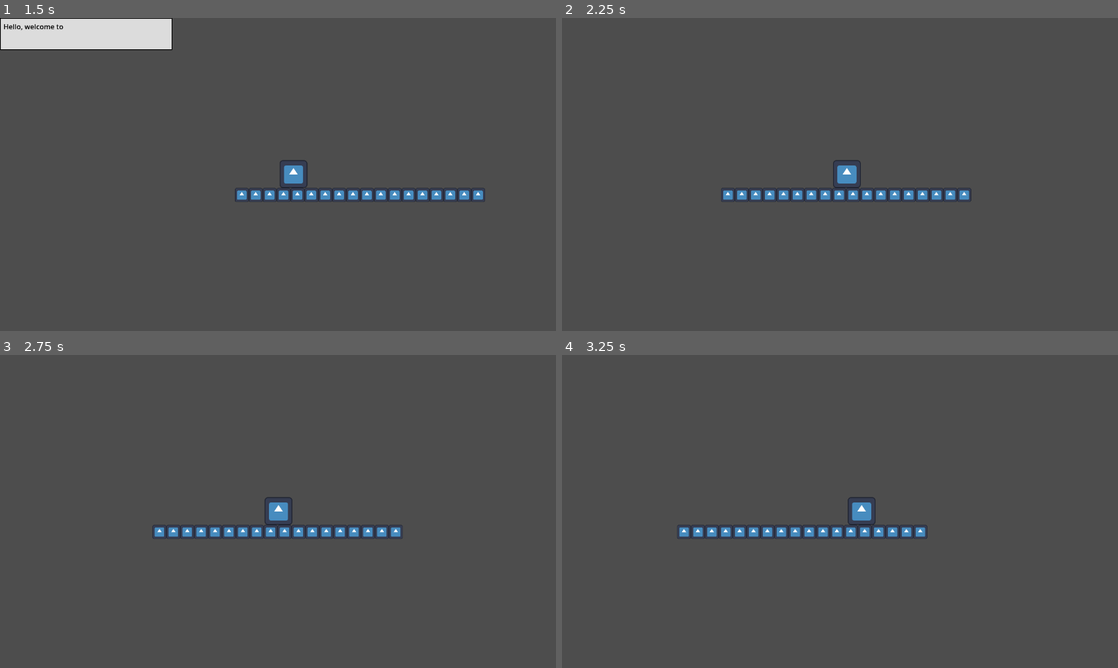
Above: before the commit, frames 1-4 (two rows, left to right).
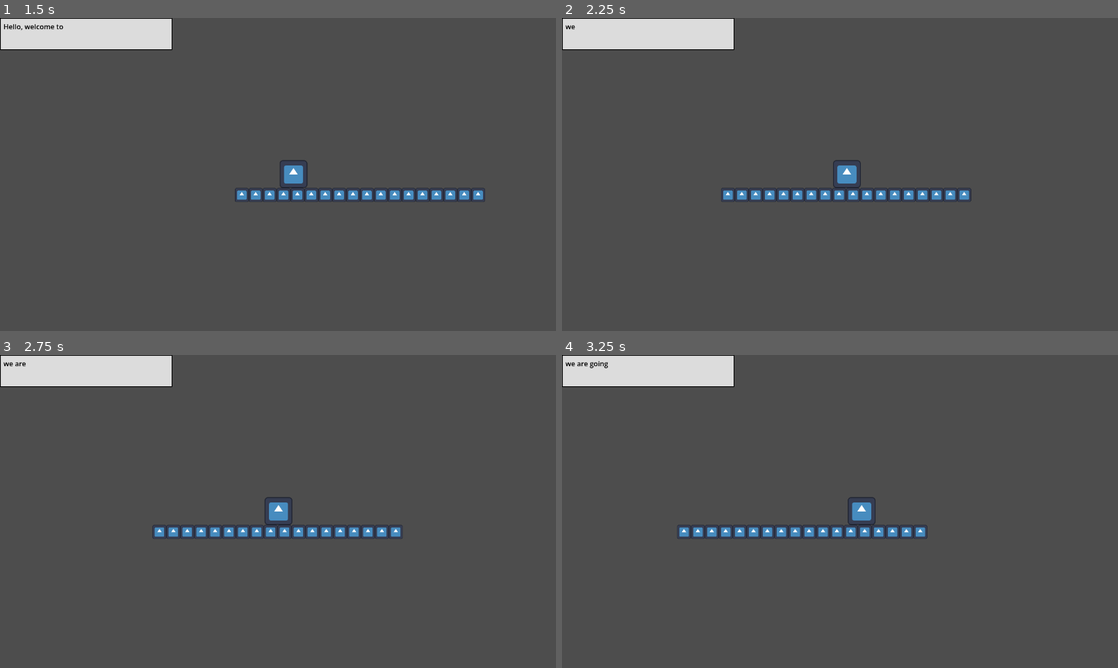
Above: after the commit, the same moments.

Repository: Nils1024/godot-workshop-platformer
Game: Godot game, scene res://scenes/main.tscn
Same seed, same stepped clock (60 frames per second), same inputs: the game is played once before the commit and once after it. The engine's default icon, where the game draws it, is replaced by a stand-in: a white triangle on a blue panel in a dark square.
Inputs (mouse positions are in pixels of both pictures, inside the frame that each line leads up to):
- Up to frame 1 (1.5 s): click (417, 149) at 0.5 s; tap Enter at 1.25 s; hold D (right) from 1.28 s (still down); tap Alt at 1.35 s
- Up to frame 2 (2.25 s): tap W (up) at 1.52 s; release D (right) at 2 s; click "Continue" at 2 s
- Up to frame 3 (2.75 s): no input
- Up to frame 4 (3.25 s): hold D (right) from 2.78 s (still down); tap Shift at 2.85 s; tap W (up) at 3.02 s

Frame 1 is identical in both runs. In frame 2, 3.2% of the frame differs, in the area x 0-31%, y 0-11%; in frame 3, 3.2%; in frame 4, 3.2%.

Commit message:
Added first images and added a queue to the textbox

Diff:
--- a/scripts/game.gd
+++ b/scripts/game.gd
@@ -4,4 +4,7 @@
 
 # Called when the node enters the scene tree for the first time.
 func _ready() -> void:
-	textbox.set_text("Hello, welcome to Godot!")
+	textbox.queue_text("Hello, welcome to Godot!")
+	textbox.queue_text("we are going")
+	textbox.queue_text("123456778")
+	textbox.queue_text("abcdefghh")
--- a/scripts/textbox.gd
+++ b/scripts/textbox.gd
@@ -10,16 +10,23 @@
 	FINISHED
 }
 
-var tween = create_tween()
 var current_state = State.READY
+var text_queue = []
 
 # Called when the node enters the scene tree for the first time.
 func _ready() -> void:
-	tween.set_trans(Tween.TRANS_LINEAR)
-	tween.finished.connect(_on_tween_finished)
 	continue_button.pressed.connect(_on_continue_pressed)
 
 	hide_textbox()
+
+func _process(detla) -> void:
+	match current_state:
+		State.READY:
+			if !text_queue.is_empty():
+				display_text()
+		State.READING:
+			#TODO: Skip text animation
+			pass
 
 func _on_continue_pressed():
 	match current_state:
@@ -27,12 +34,19 @@
 			change_state(State.READY)
 			hide_textbox()
 
-func set_text(text):
-	textfield.text = text
+func queue_text(text):
+	text_queue.push_back(text)
+
+func display_text():
+	textfield.text = text_queue.pop_front()
+	textfield.visible_characters = 0
 	change_state(State.READING)
 	show_textbox()
 
-	tween.tween_property(textfield, "visible_characters", len(text), 1.2)
+	var tween = create_tween()
+	tween.set_trans(Tween.TRANS_LINEAR)
+	tween.finished.connect(_on_tween_finished, CONNECT_ONE_SHOT)
+	tween.tween_property(textfield, "visible_characters", len(textfield.text), 1.2)
 
 func _on_tween_finished():
 	continue_button.show()
Binary file added: images/Game/Screenshot 2026-02-08 003222.png
Not shown, added: images/Game/Screenshot 2026-02-08 003222.png.import
Binary file added: images/Game/Screenshot 2026-02-08 003337.png
Not shown, added: images/Game/Screenshot 2026-02-08 003337.png.import
Binary file added: images/Game/Screenshot 2026-02-08 003408.png
Not shown, added: images/Game/Screenshot 2026-02-08 003408.png.import
Binary file added: images/Game/Screenshot 2026-02-08 003457.png
Not shown, added: images/Game/Screenshot 2026-02-08 003457.png.import
Binary file added: images/Game/Screenshot 2026-02-08 003550.png
Not shown, added: images/Game/Screenshot 2026-02-08 003550.png.import
